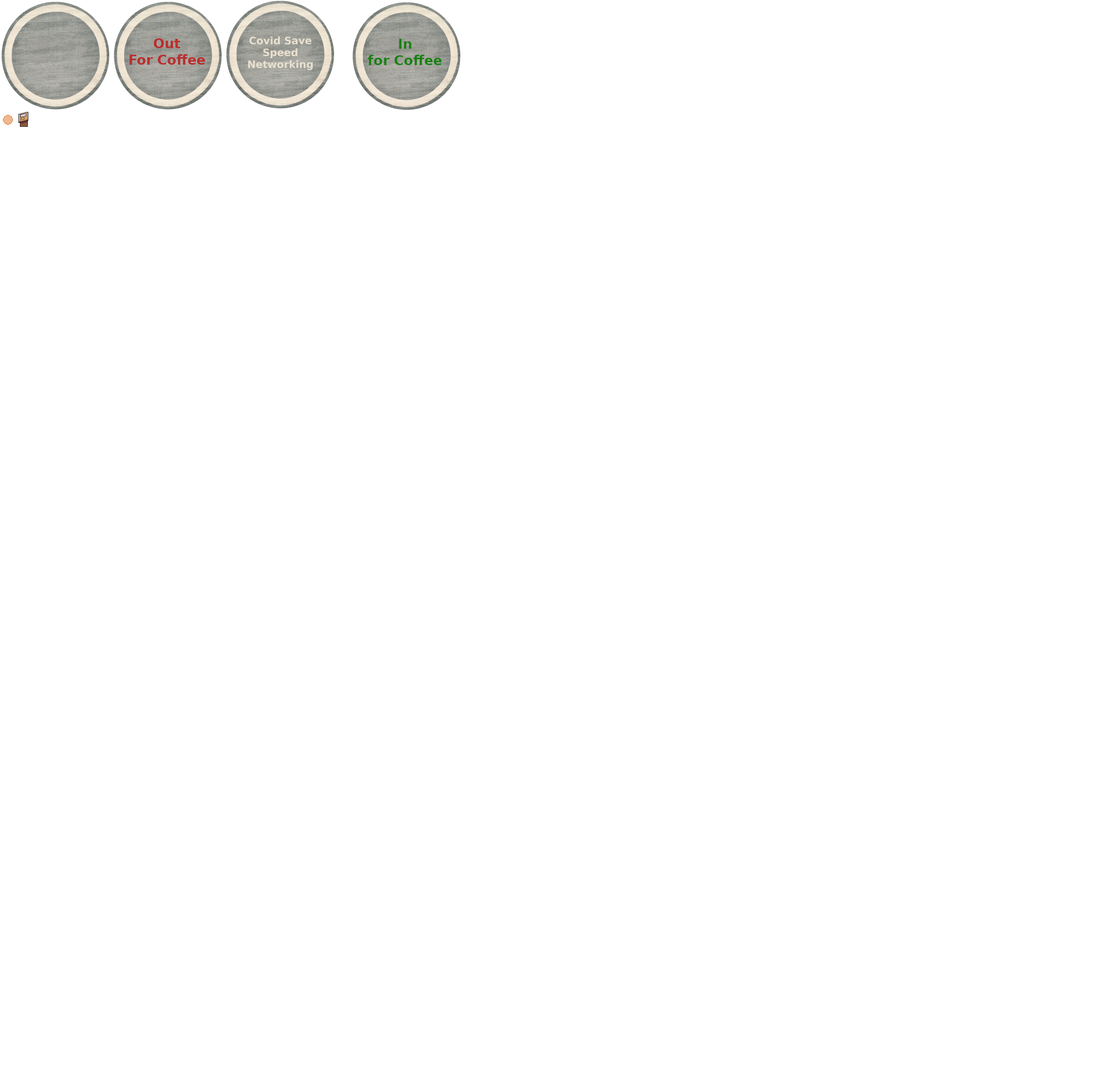
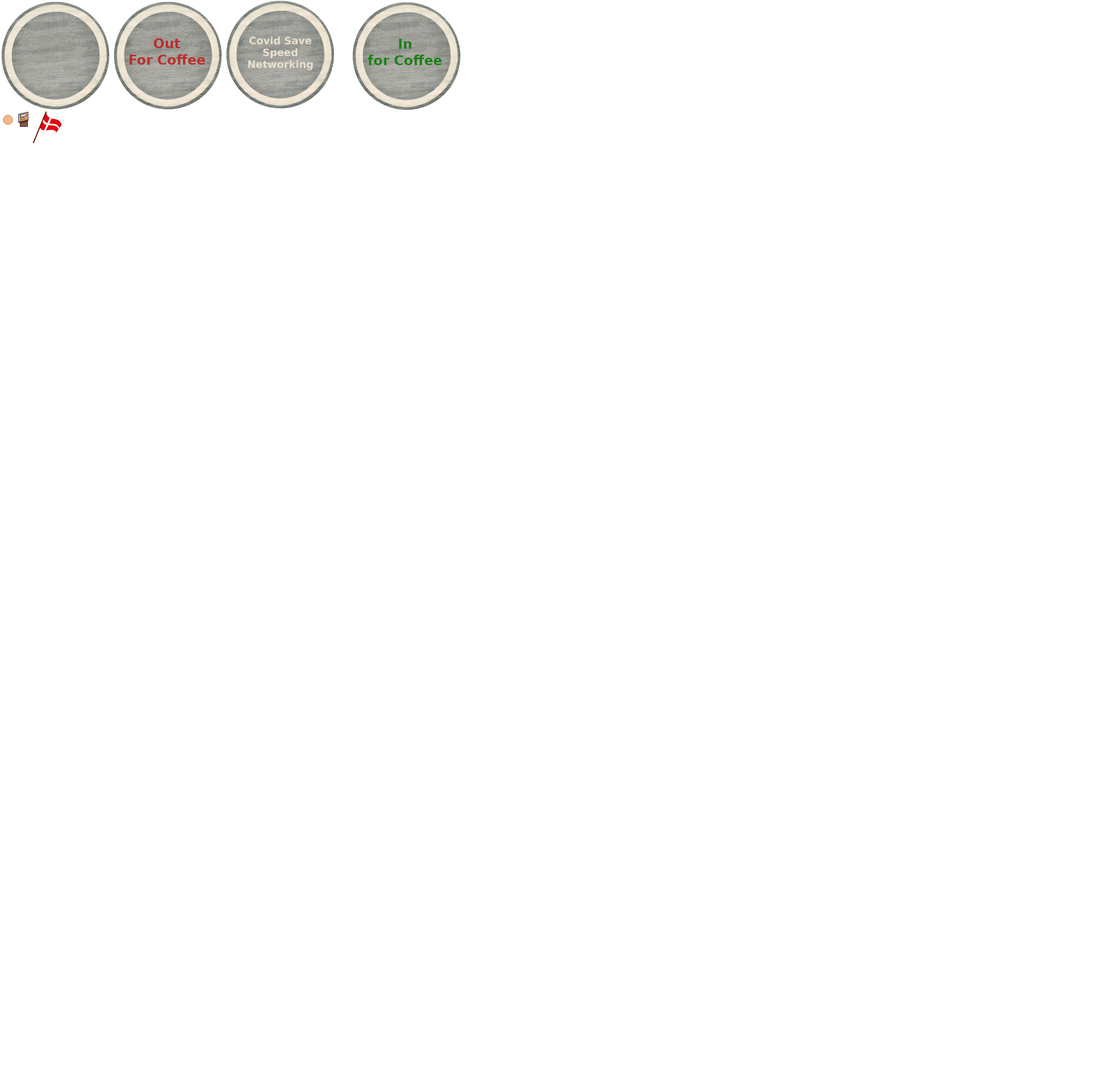
Revision of a layered 1094×1089 image; what changed, layer by layer:
added layer "Pasted Layer" above "next tile" over 32, 111, 62, 144
